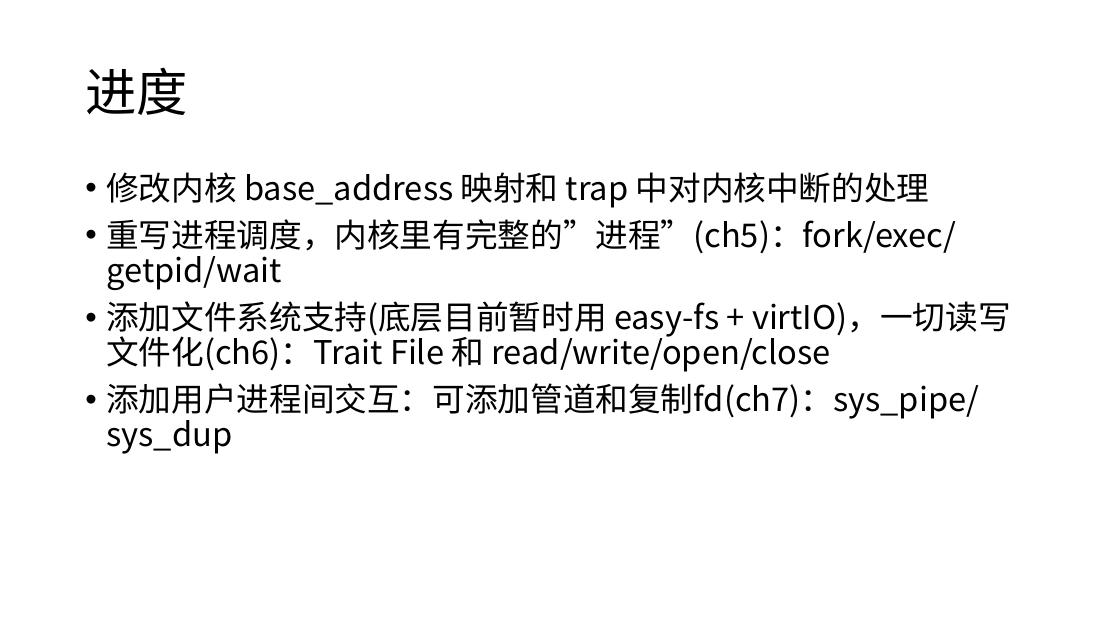
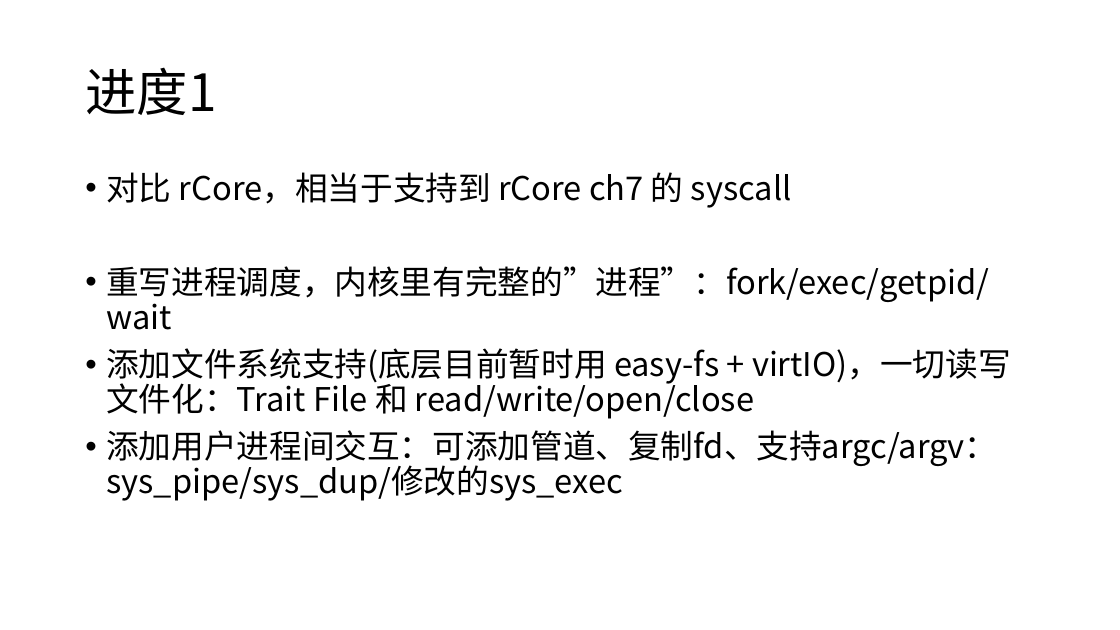
Before and after one commit to scPointer/maturin, a slide deck: slide 2 of repo/0507.pptx. Drawn at 1120x630 pixels with LibreOffice and Linux fonts; fonts in the diff are those of the drawing. Boxes give left, top, right and bottom in pixels: in the first picture for what was removed or moved away, otherwise in the second. Text is boxed around its words. In the diff, an @@ line names an element or a change of style, - is before the commit and + after.

```diff
--- a/repo/0507.pptx
+++ b/repo/0507.pptx
@@ title at (85,67,216,115): text changed @@
-进度
+进度1
@@ text at (106,172,1011,501): text changed @@
-• 修改内核 base_address 映射和 trap 中对内核中断的处理
-• 重写进程调度，内核里有完整的”进程”(ch5)：fork/exec/getpid/wait
-• 添加文件系统支持(底层目前暂时用 easy-fs + virtIO)，一切读写文件化(ch6)：Trait File 和 read/write/open/close
-• 添加用户进程间交互：可添加管道和复制fd(ch7)：sys_pipe/sys_dup
+• 对比 rCore，相当于支持到 rCore ch7 的 syscall
+• 重写进程调度，内核里有完整的”进程”：fork/exec/getpid/wait
+• 添加文件系统支持(底层目前暂时用 easy-fs + virtIO)，一切读写文件化：Trait File 和 read/write/open/close
+• 添加用户进程间交互：可添加管道、复制fd、支持argc/argv：sys_pipe/sys_dup/修改的sys_exec
```
Also in this commit, not shown: 4 other slides changed, 9 slides added, 1 other file.
